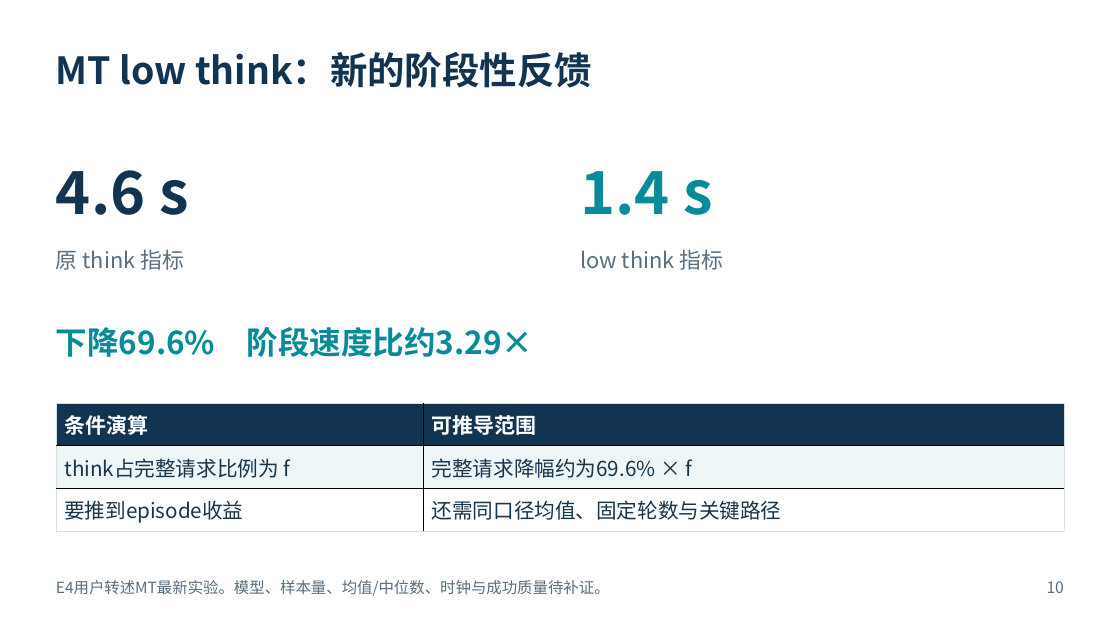
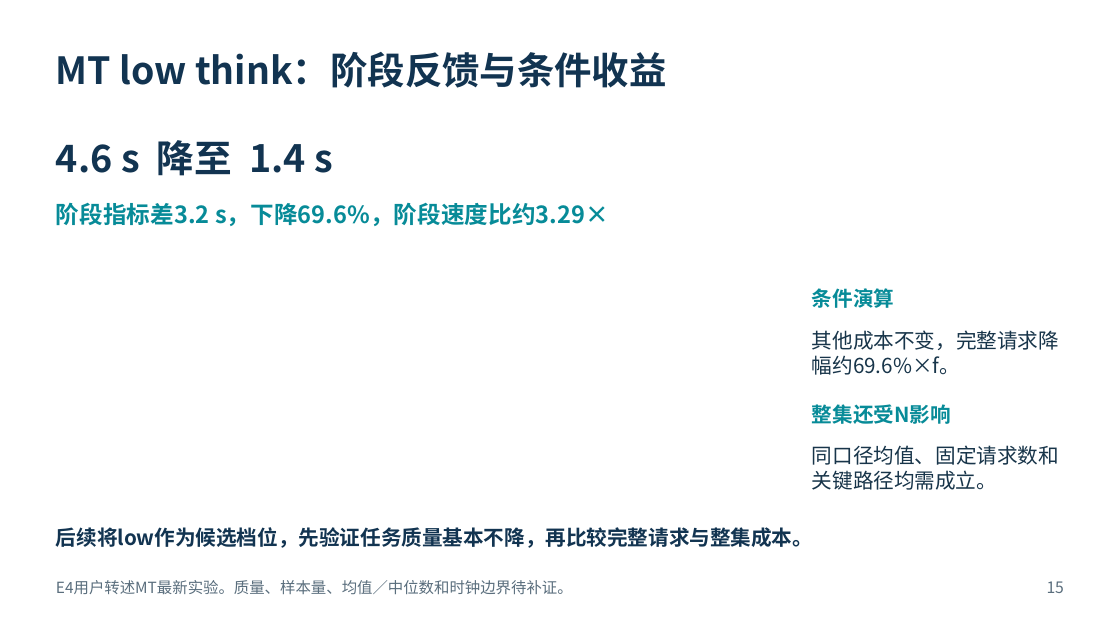
Before and after one commit to Xxc33128/embodied-ai, a slide deck: slide 15 of weeks/2026_1012-1018_RPent多模型性能分析/2026-10-14-综合性能评估/具身智能推理性能评估汇报.pptx (slide 10 before the commit). Drawn at 1120x630 pixels with LibreOffice and Linux fonts; fonts in the diff are those of the drawing. Boxes give left, top, right and bottom in pixels: in the first picture for what was removed or moved away, otherwise in the second. Text is boxed around its words. In the diff, an @@ line names an element or a change of style, - is before the commit and + after.

```diff
--- a/weeks/2026_1012-1018_RPent多模型性能分析/2026-10-14-综合性能评估/具身智能推理性能评估汇报.pptx
+++ b/weeks/2026_1012-1018_RPent多模型性能分析/2026-10-14-综合性能评估/具身智能推理性能评估汇报.pptx
@@ text at (56, 52, 667, 88): text changed @@
-MT low think：新的阶段性反馈
+MT low think：阶段反馈与条件收益
@@ text at (56, 140, 334, 176): text changed; size 51 to 32.2 pt @@
-4.6 s
+4.6 s 降至 1.4 s
@@ text removed at (580, 171, 712, 215) @@
-1.4 s
@@ text at (56, 203, 609, 226): text changed; size 27 to 20.2 pt @@
-下降69.6% 阶段速度比约3.29×
+阶段指标差3.2 s，下降69.6%，阶段速度比约3.29×
@@ text removed at (56, 249, 184, 270) @@
-原 think 指标
@@ text removed at (580, 249, 724, 270) @@
-low think 指标
@@ text added at (812, 288, 894, 308), 17.6 pt, text #078B98, bold @@
+条件演算
@@ text added at (812, 330, 1059, 375), 17.6 pt, text #18354A @@
+其他成本不变，完整请求降幅约69.6%×f。
@@ table removed at (56, 403, 1065, 531), 3 rows, 2 columns @@
-条件演算 | 可推导范围
-think占完整请求比例为 f | 完整请求降幅约为69.6% × f
-要推到episode收益 | 还需同口径均值、固定轮数与关键路径
@@ text added at (812, 404, 951, 424), 17.6 pt, text #078B98, bold @@
+整集还受N影响
@@ text added at (812, 445, 1059, 490), 17.6 pt, text #18354A @@
+同口径均值、固定请求数和关键路径均需成立。
@@ text added at (56, 527, 813, 548), 17.6 pt, text #123451, bold @@
+后续将low作为候选档位，先验证任务质量基本不降，再比较完整请求与整集成本。
@@ text at (56, 580, 573, 594): text changed @@
-E4用户转述MT最新实验。模型、样本量、均值/中位数、时钟与成功质量待补证。
+E4用户转述MT最新实验。质量、样本量、均值／中位数和时钟边界待补证。
@@ text at (1047, 581, 1064, 593): text changed @@
-10
+15
```
Also in this commit, not shown: 5 other slides changed, 13 slides added, 14 slides removed, 4 other files.
